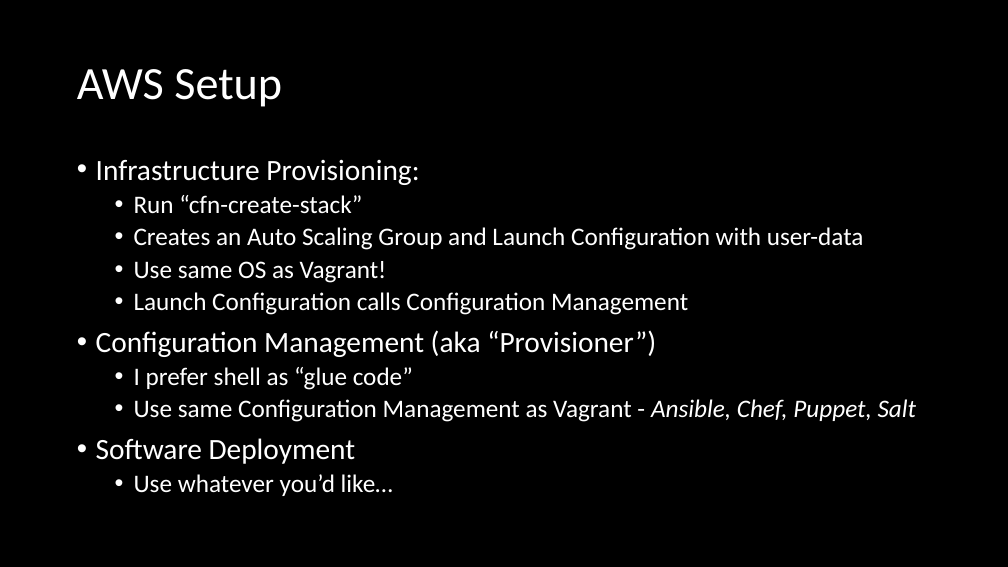
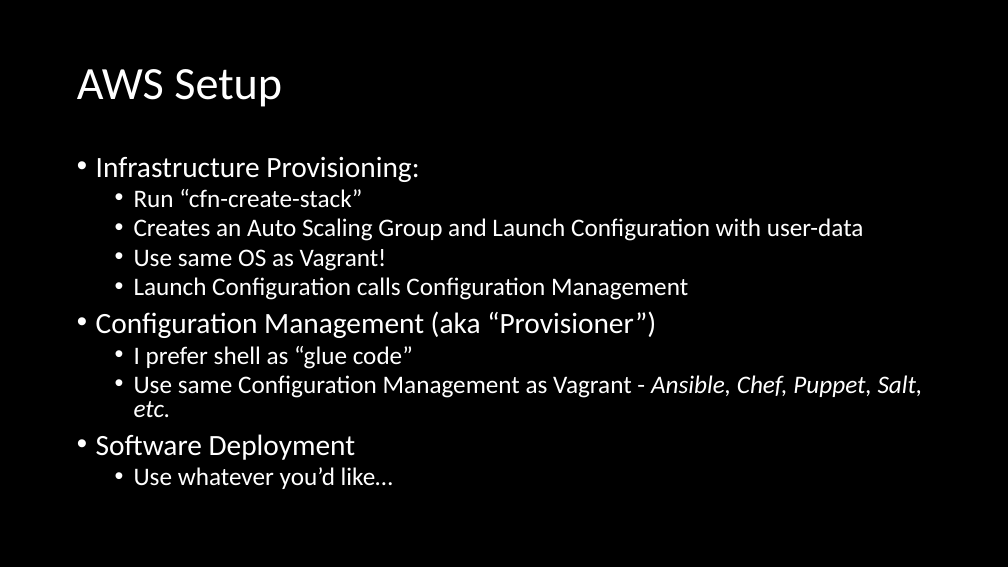
Before and after one commit to colinbjohnson/vagrant-aws-flow, a slide deck: slide 18 of docs/vagrant-to-aws-flow.pptx. Drawn at 1008x567 pixels with LibreOffice and Linux fonts; fonts in the diff are those of the drawing. Boxes give left, top, right and bottom in pixels: in the first picture for what was removed or moved away, otherwise in the second. Text is boxed around its words. In the diff, an @@ line names an element or a change of style, - is before the commit and + after.

Commit message:
quick updates to Vagrant to AWS Flow Document

```diff
--- a/docs/vagrant-to-aws-flow.pptx
+++ b/docs/vagrant-to-aws-flow.pptx
@@ text at bbox=[96, 156, 864, 489]: line spacing 0.9 to 0.8 @@
@@ text at bbox=[134, 375, 923, 417]: text changed @@
-  • Use same Configuration Management as Vagrant - Ansible, Chef, Puppet, Salt
+  • Use same Configuration Management as Vagrant - Ansible, Chef, Puppet, Salt, etc.
```
Also in this commit, not shown: 4 other slides changed.
